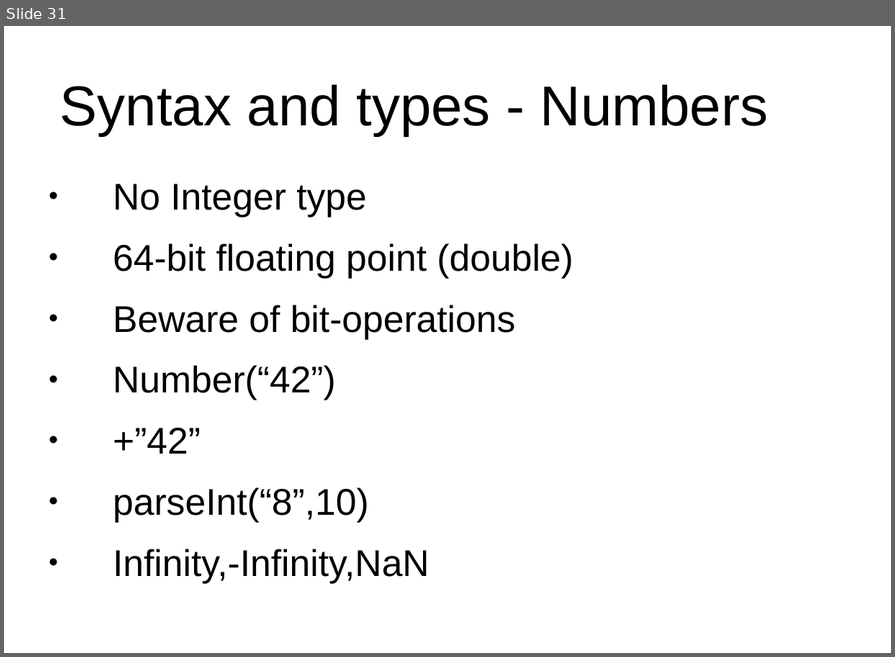
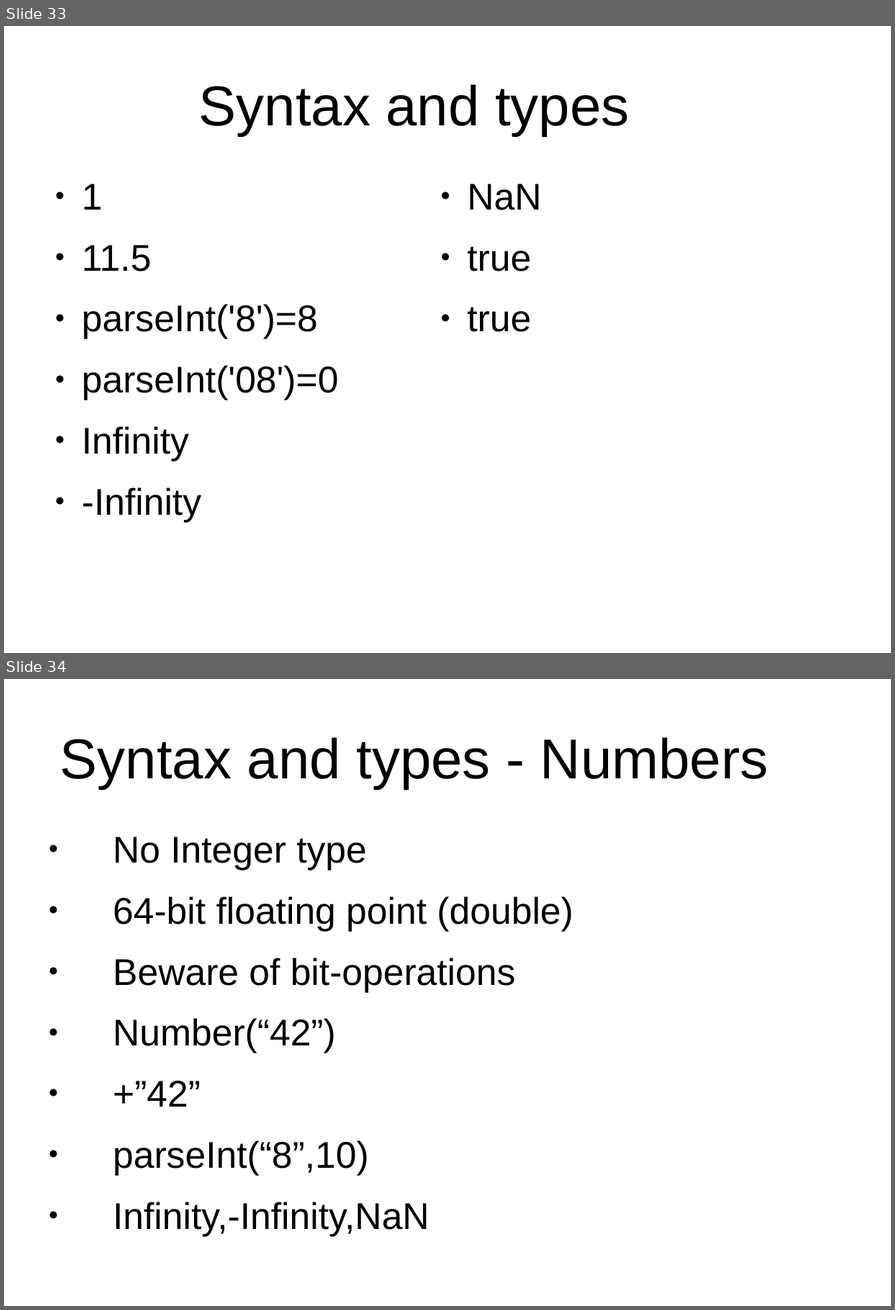
Before and after one commit to peterborkuti/other, a slide deck: JavaScriptBasics/jsbasics-slide.odp. Shown one above the other, each under a label of ours: slide 31 before the commit, slides 33 and 34 after it. The pictures are 895x657 and 895x1310 pixels, drawn with LibreOffice and Linux fonts; fonts in the diff are those of the drawing; background and template pictures are left out. Boxes give left, top, right and bottom in pixels: in the first picture for what was removed or moved away, otherwise in the second. Text is boxed around its words. In the diff, an @@ line names an element or a change of style, - is before the commit and + after.

```diff
--- a/JavaScriptBasics/jsbasics-slide.odp
+++ b/JavaScriptBasics/jsbasics-slide.odp
@@ slide 33 added at (4,26,891,653), background #FFFFFF @@
@@ title added at (199,84,629,136), 53.3 pt, text #000000 @@
+Syntax and types
@@ text added at (82,184,339,523), 35.3 pt, text #000000 @@
+● 1
+● 11.5
+● parseInt('8')=8
+● parseInt('08')=0
+● Infinity
+● -Infinity
@@ text added at (467,184,541,332), 35.3 pt, text #000000 @@
+● NaN
+● true
+● true
@@ what was slide 31 is now slide 34 @@
```
Also in this commit, not shown: 6 slides changed, 5 other slides added, 8 other files.
